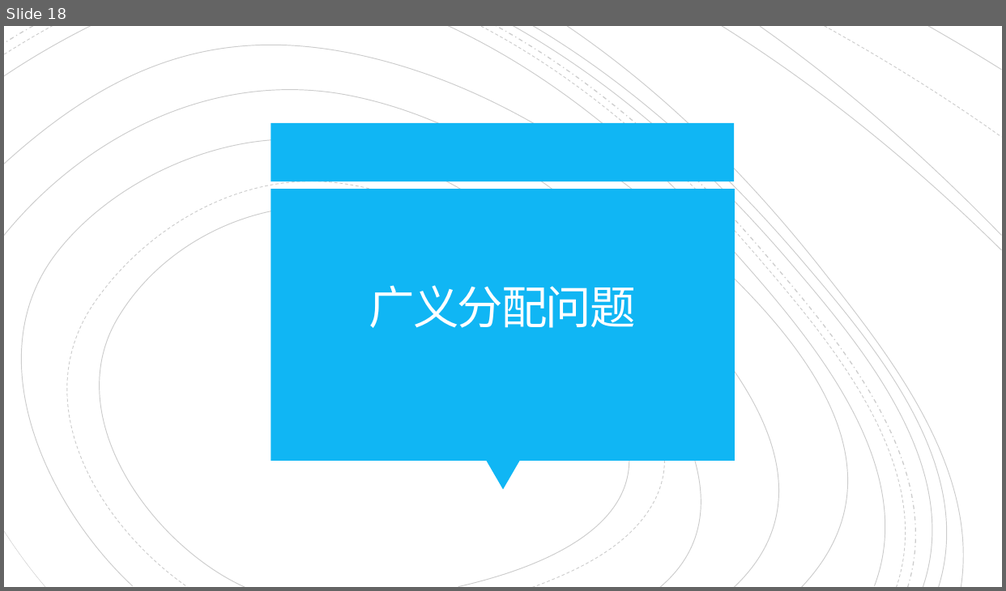
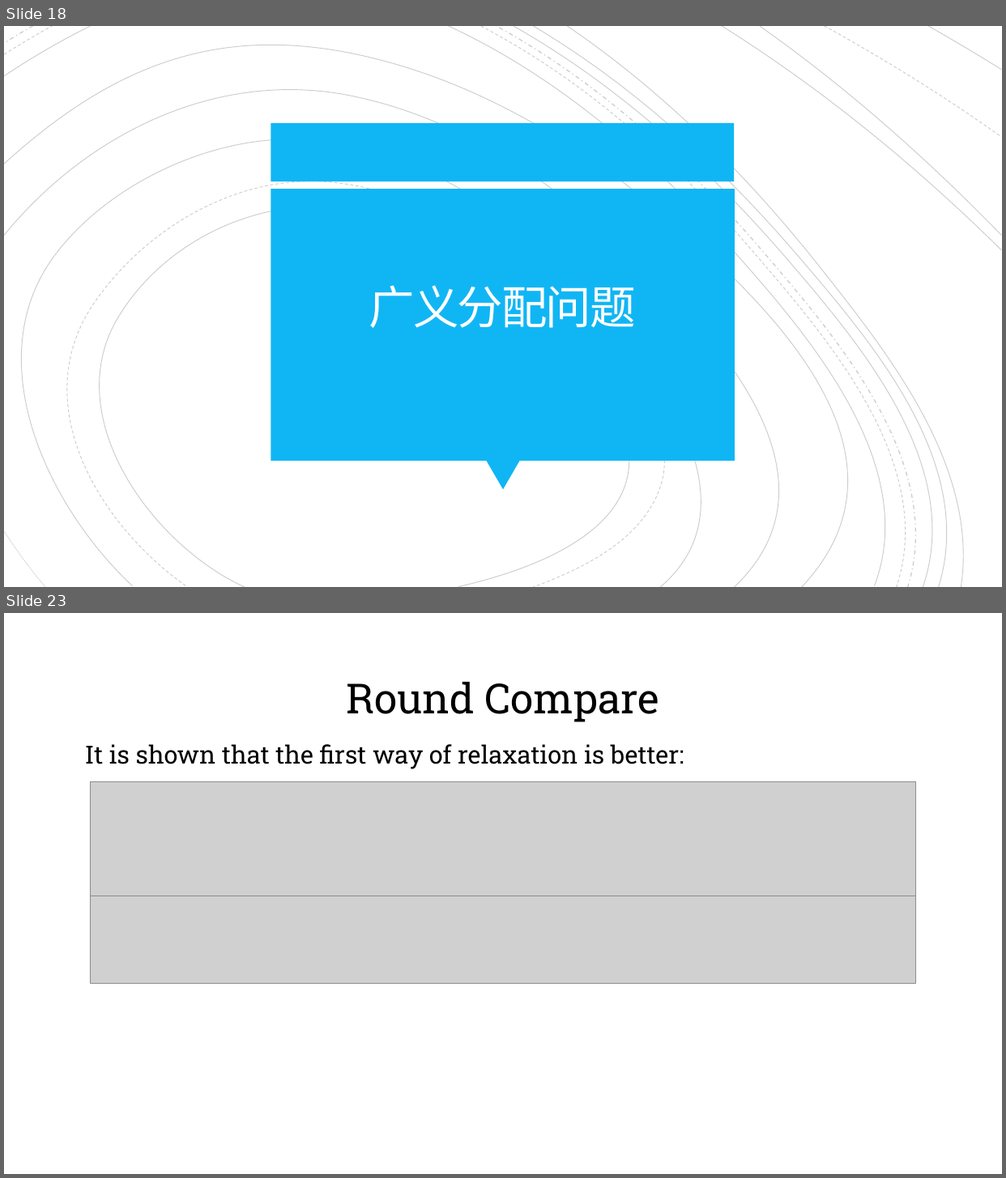
Before and after one commit to dream-tentacle/dream-tentacle.github.io, a slide deck: sources/relaxation methods.pptx. Shown one above the other, each under a label of ours: slide 18 before the commit, slides 18 and 23 after it; the slides between them are not shown. The pictures are 1006x591 and 1006x1178 pixels, drawn with LibreOffice and Linux fonts; fonts in the diff are those of the drawing; grey boxes stand for pictures. Boxes give left, top, right and bottom in pixels: in the first picture for what was removed or moved away, otherwise in the second. Text is boxed around its words. In the diff, an @@ line names an element or a change of style, - is before the commit and + after.

```diff
--- a/sources/relaxation methods.pptx
+++ b/sources/relaxation methods.pptx
@@ slide 23 added at box(4, 613, 1002, 1174), background #FFFFFF @@
@@ text added at box(347, 682, 659, 722), 40 pt, text #000000 @@
+Round Compare
@@ text added at box(85, 744, 684, 769), 24 pt, text #000000 @@
+It is shown that the first way of relaxation is better:
@@ picture added at box(90, 782, 917, 897) @@
@@ picture added at box(90, 896, 917, 983) @@
```
Also in this commit, not shown: 2 slides changed, 7 other slides added, 5 slides removed.
